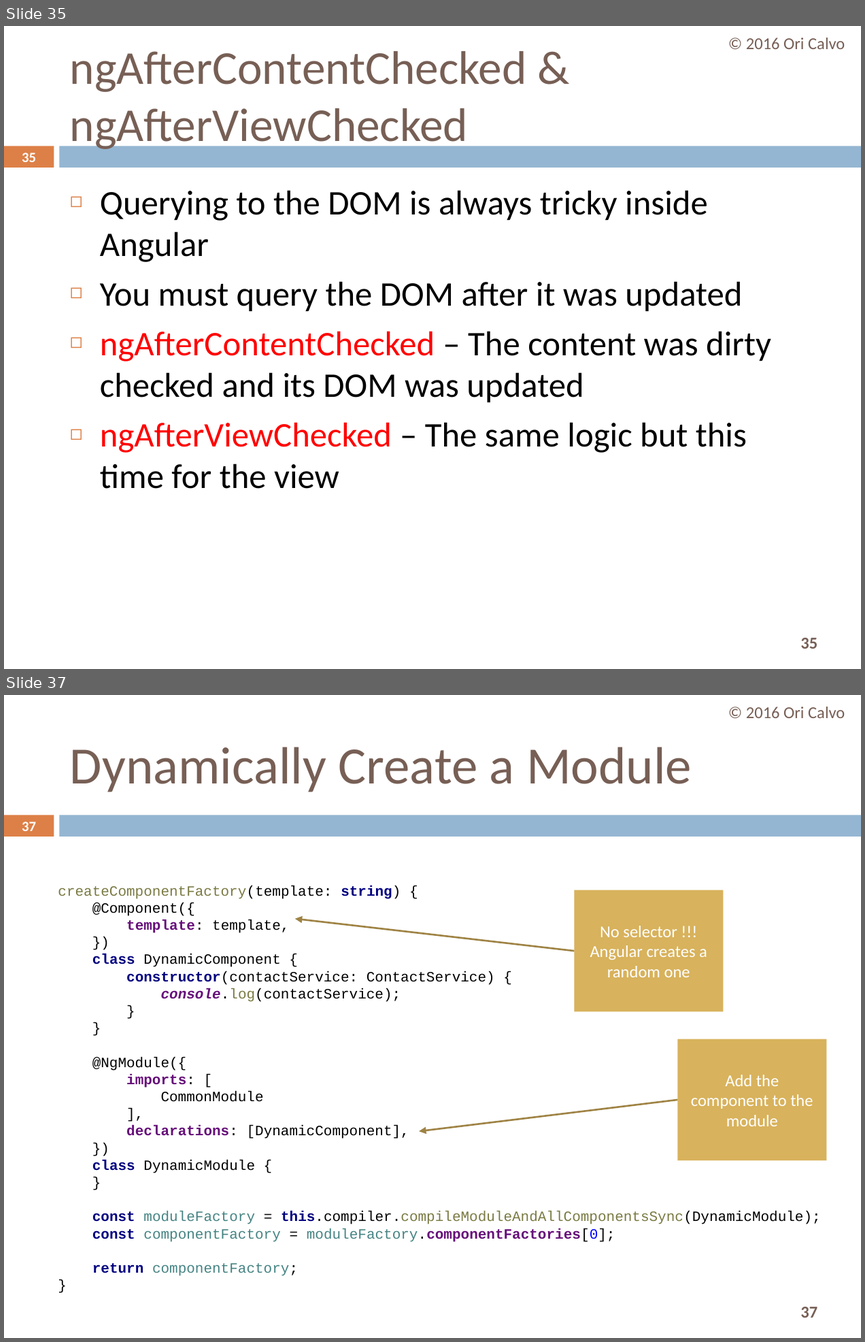
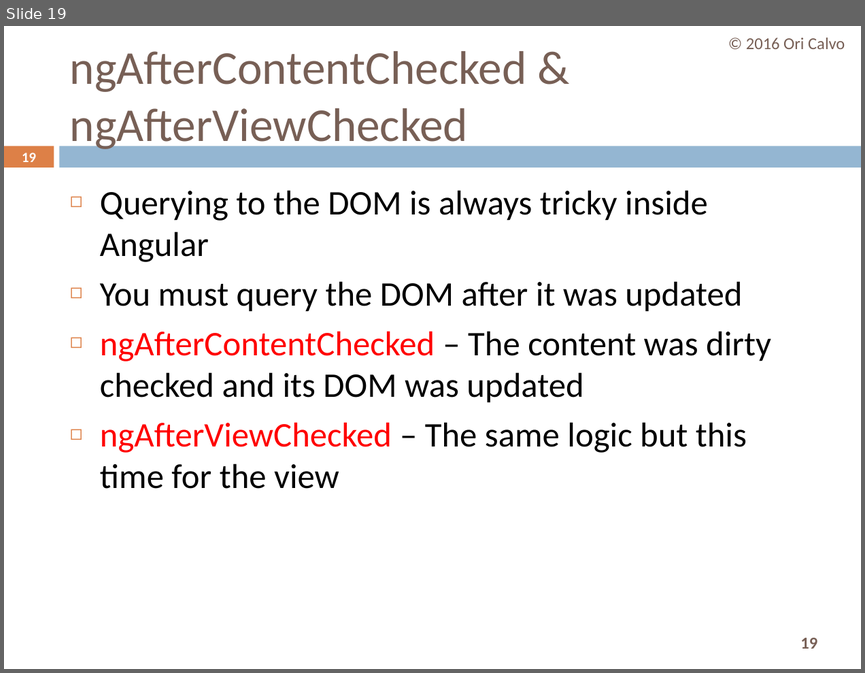
Before and after one commit to oricalvo/course-amdocs-angular, a slide deck: PPTs/06 Advanced Components.pptx. Shown one above the other, each under a label of ours: slides 35 and 37 before the commit, slide 19 after it; the slides between them are not shown. The pictures are 865x1342 and 865x673 pixels, drawn with LibreOffice and Linux fonts; fonts in the diff are those of the drawing. Boxes give left, top, right and bottom in pixels: in the first picture for what was removed or moved away, otherwise in the second. Text is boxed around its words. In the diff, an @@ line names an element or a change of style, - is before the commit and + after.

```diff
--- a/PPTs/06 Advanced Components.pptx
+++ b/PPTs/06 Advanced Components.pptx
@@ slide 37 removed at box(4, 695, 861, 1338), background #FFFFFF; not listed: 3 template elements that a slide beside it also shows @@
@@ text removed at box(746, 707, 844, 718) @@
-© 2016 Ori Calvo
@@ title removed at box(70, 747, 691, 792) @@
-Dynamically Create a Module
@@ page number removed at box(22, 821, 36, 831) @@
-37
@@ text removed at box(58, 885, 821, 1276) @@
-createComponentFactory(template: string) {
-@Component({
-template: template,
-})
-class DynamicComponent {
-constructor(contactService: ContactService) {
-console.log(contactService);
-}
-}
-@NgModule({
-imports: [
-CommonModule
-],
-declarations: [DynamicComponent],
-})
-class DynamicModule {
-}
-const moduleFactory = this.compiler.compileModuleAndAllComponentsSync(DynamicModule);
-const componentFactory = moduleFactory.componentFactories[0];
-return componentFactory;
-}
@@ rectangle removed at box(574, 890, 723, 1012) @@
-No selector !!!
-Angular creates a random one
@@ arrow removed from (574, 950) to (295, 919) @@
@@ rectangle removed at box(677, 1038, 827, 1160) @@
-Add the component to the module
@@ arrow removed from (677, 1100) to (419, 1131) @@
@@ what was slide 35 is now slide 19 @@
@@ page number at box(22, 152, 36, 162): text changed @@
-35
+19
@@ page number at box(800, 637, 817, 648): text changed @@
-35
+19
```
Also in this commit, not shown: 4 slides changed, 28 other slides removed.
